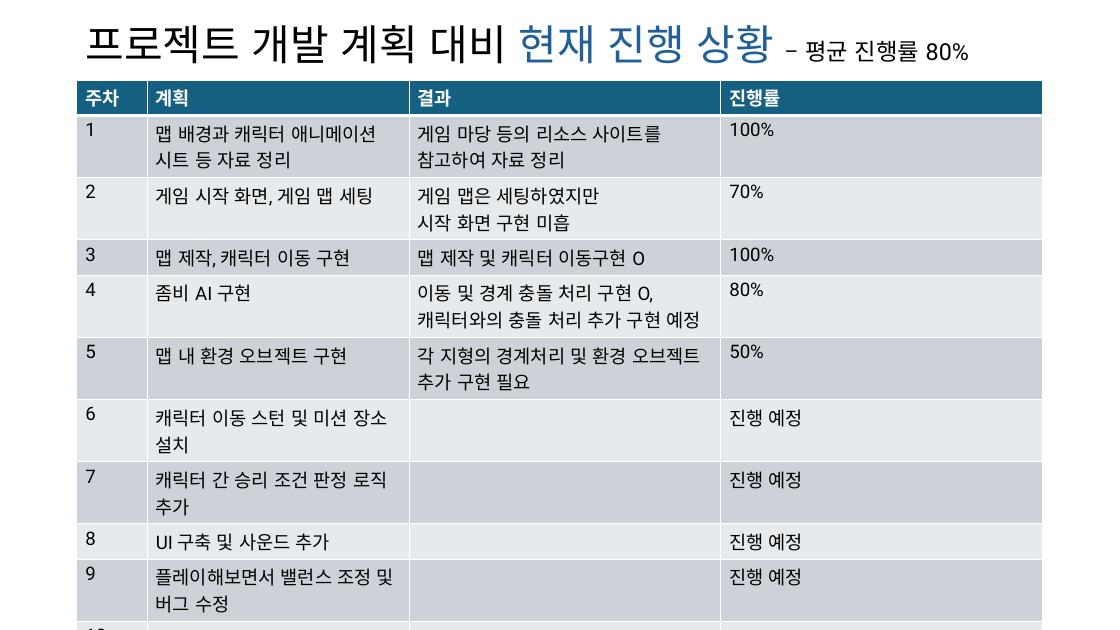
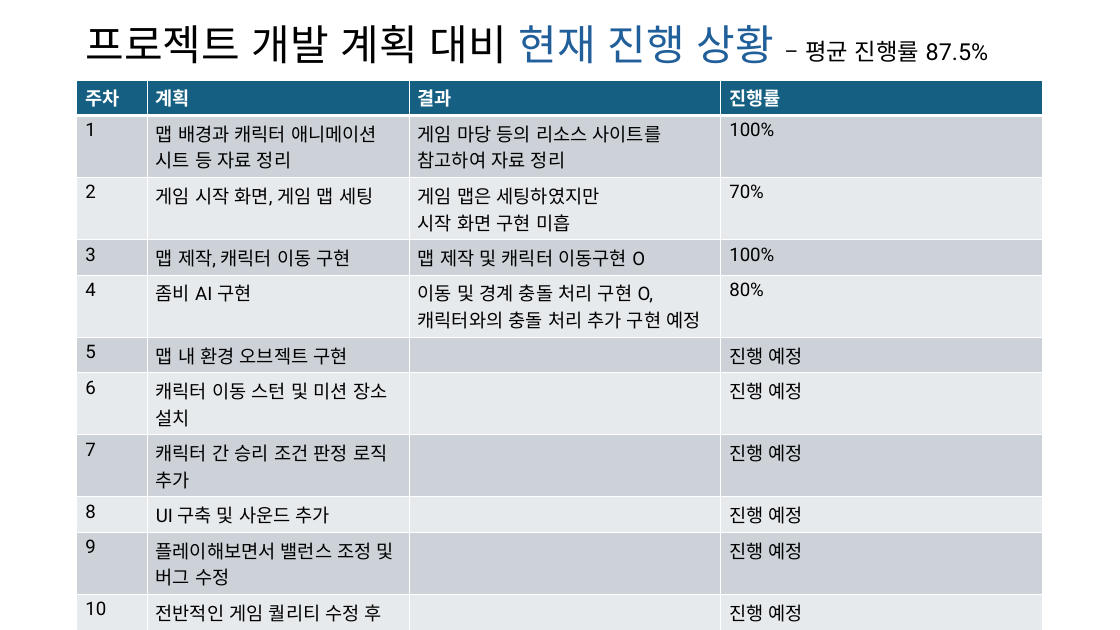
Before and after one commit to 2024184029/2DGP-Game, a slide deck: slide 3 of 2DGP 2차 발표.pptx. Drawn at 1120x630 pixels with LibreOffice and Linux fonts; fonts in the diff are those of the drawing. Boxes give left, top, right and bottom in pixels: in the first picture for what was removed or moved away, otherwise in the second. Text is boxed around its words. In the diff, an @@ line names an element or a change of style, - is before the commit and + after.

Commit message:
발표 ppt 추가

```diff
--- a/2DGP 2차 발표.pptx
+++ b/2DGP 2차 발표.pptx
@@ title at [85,25,989,64]: text changed @@
-프로젝트 개발 계획 대비 현재 진행 상황 – 평균 진행률 80%
+프로젝트 개발 계획 대비 현재 진행 상황 – 평균 진행률 87.5%
@@ table at [77,80,1044,626] @@
-row 6, column 3: 각 지형의 경계처리 및 환경 오브젝트 추가 구현 필요
+row 6, column 3: 
-row 6, column 4: 50%
+row 6, column 4: 진행 예정
```
Also in this commit, not shown: 1 other file.
